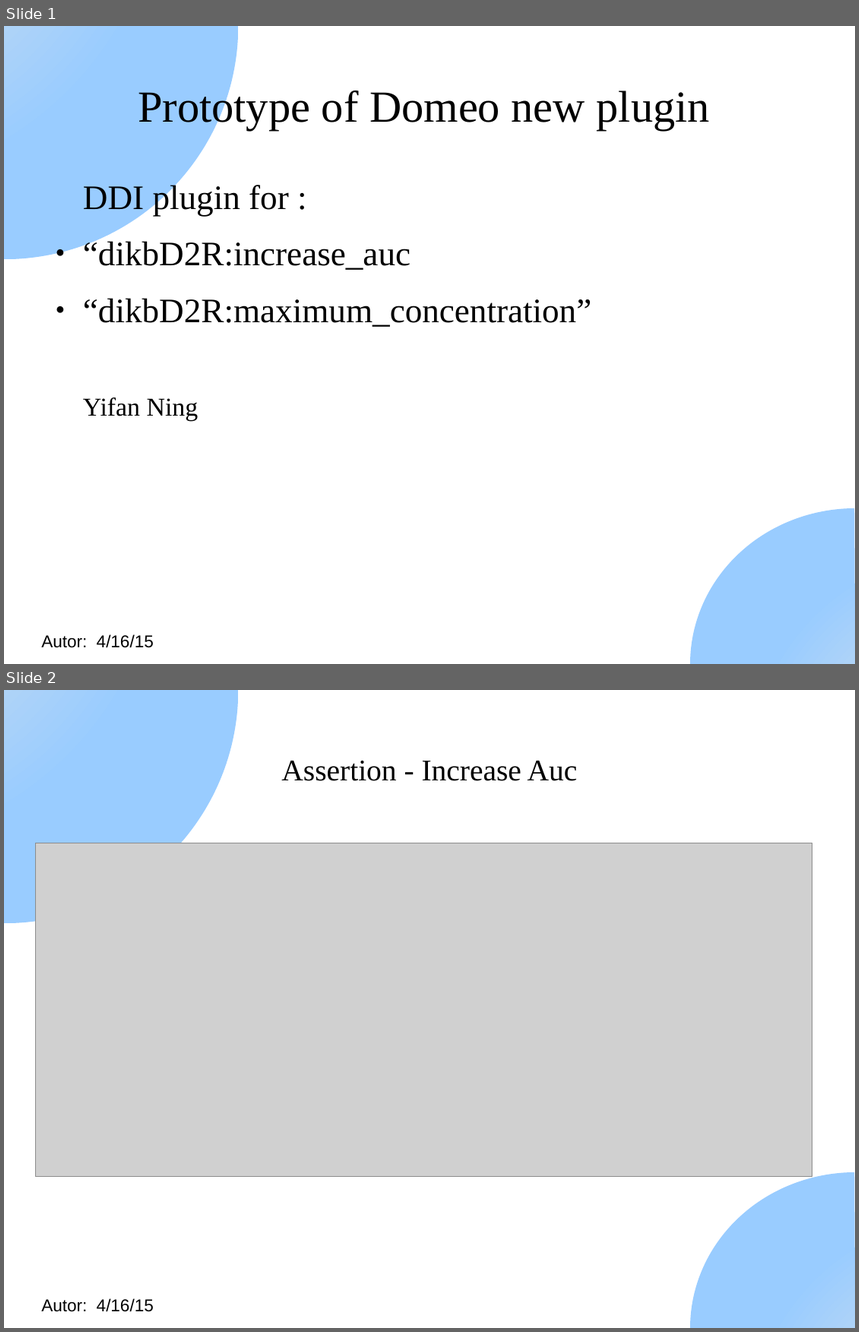
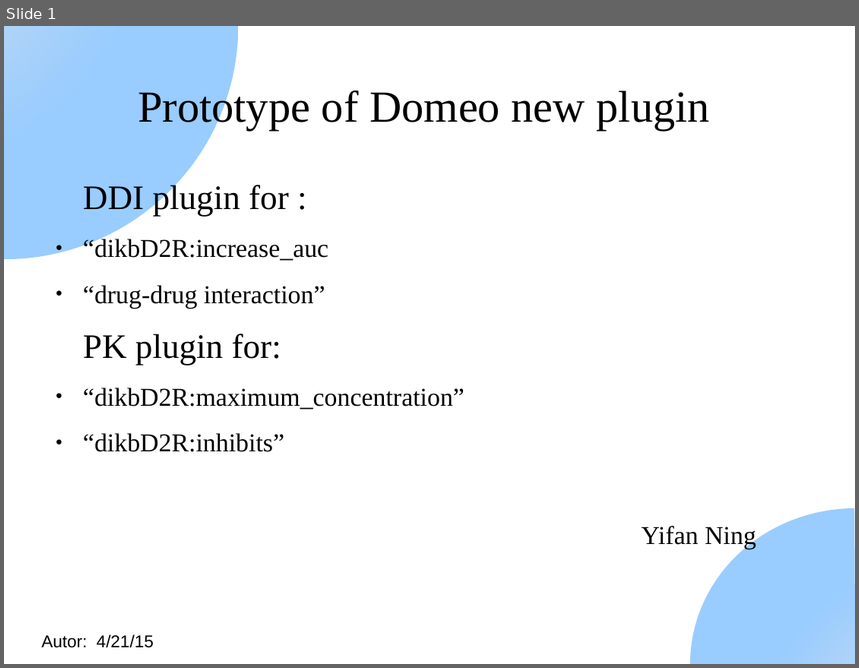
Before and after one commit to domeo/DomeoClient, a slide deck: Design/domeo-plugin-ddi-design.odp. Shown one above the other, each under a label of ours: slides 1 and 2 before the commit, slide 1 after it. The pictures are 859x1332 and 859x668 pixels, drawn with LibreOffice and Linux fonts; fonts in the diff are those of the drawing; grey boxes stand for pictures. Boxes give left, top, right and bottom in pixels: in the first picture for what was removed or moved away, otherwise in the second. Text is boxed around its words. In the diff, an @@ line names an element or a change of style, - is before the commit and + after.

Commit message:
update domeo new plugin mockups

```diff
--- a/Design/domeo-plugin-ddi-design.odp
+++ b/Design/domeo-plugin-ddi-design.odp
@@ slide 2 removed at (x1=4, y1=690, x2=855, y2=1328), background #FFFFFF; not listed: 3 template elements that a slide beside it also shows @@
@@ title removed at (x1=281, y1=761, x2=578, y2=781) @@
-Assertion - Increase Auc
@@ picture removed at (x1=36, y1=843, x2=813, y2=1176) @@
@@ slide 1 changed as well @@
@@ text at (x1=83, y1=237, x2=465, y2=410): size 32 to 24 pt in "“dikbD2R:increase_auc", "“dikbD2R:maximum_concentration”" @@
@@ text at (x1=83, y1=285, x2=325, y2=365): paragraphs added @@
+● “drug-drug interaction”
+PK plugin for:
@@ text at (x1=83, y1=433, x2=284, y2=452): paragraph added @@
+● “dikbD2R:inhibits”
@@ text at (x1=41, y1=635, x2=154, y2=648): text changed @@
-Autor: 4/16/15
+Autor: 4/21/15
```
Also in this commit, not shown: 4 slides added, 1 other slide removed.
